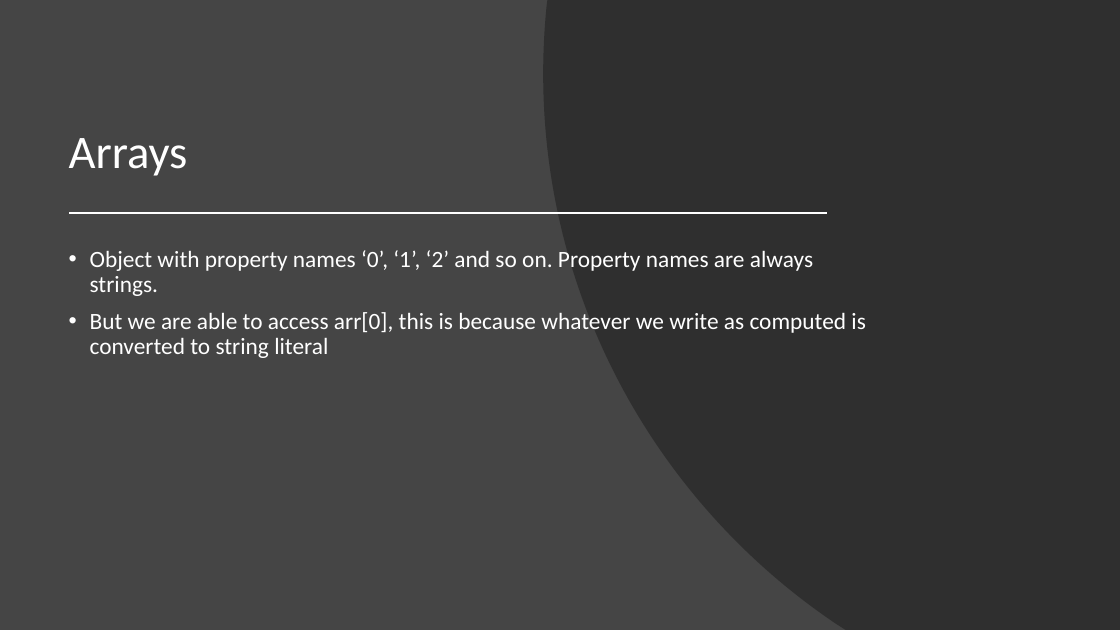
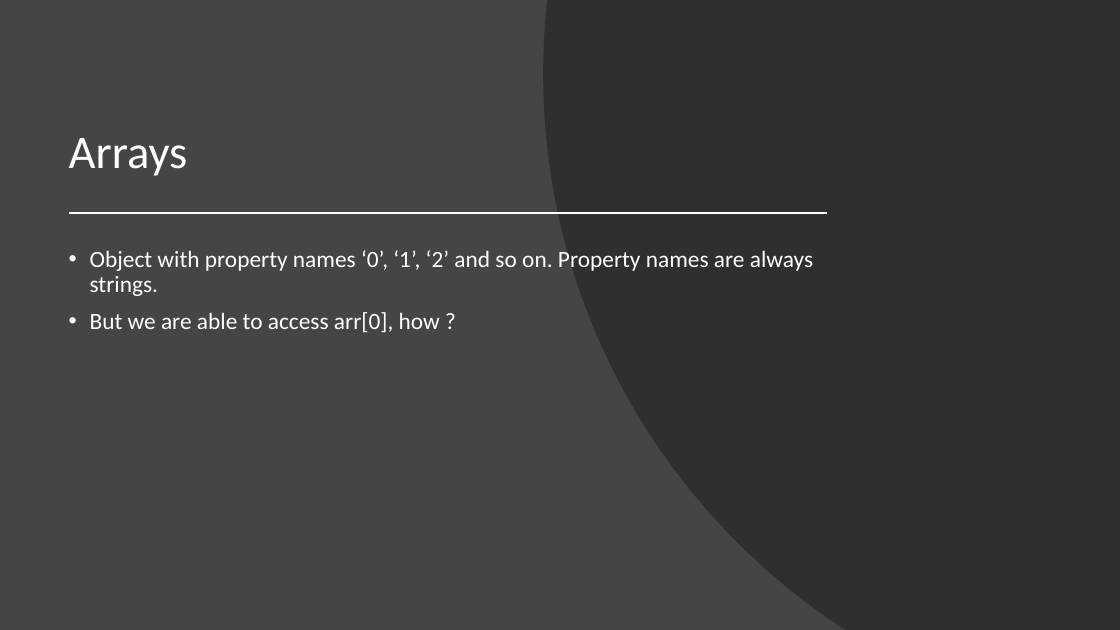
Before and after one commit to ved740/modern-js-session, a slide deck: slide 15 of Modern JavaScript.pptx (slide 14 before the commit). Drawn at 1120x630 pixels with LibreOffice and Linux fonts; fonts in the diff are those of the drawing. Boxes give left, top, right and bottom in pixels: in the first picture for what was removed or moved away, otherwise in the second. Text is boxed around its words. In the diff, an @@ line names an element or a change of style, - is before the commit and + after.

```diff
--- a/Modern JavaScript.pptx
+++ b/Modern JavaScript.pptx
@@ text at (x1=90, y1=312, x2=440, y2=332): text changed @@
-• But we are able to access arr[0], this is because whatever we write as computed is converted to string literal
+• But we are able to access arr[0], how ?
```
Also in this commit, not shown: 1 other slide changed, 1 other file.
